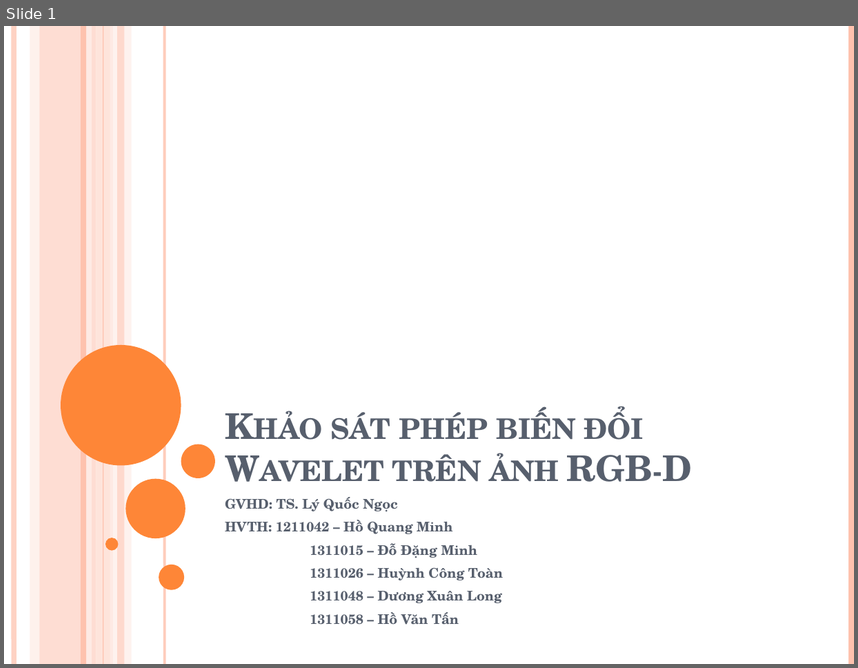
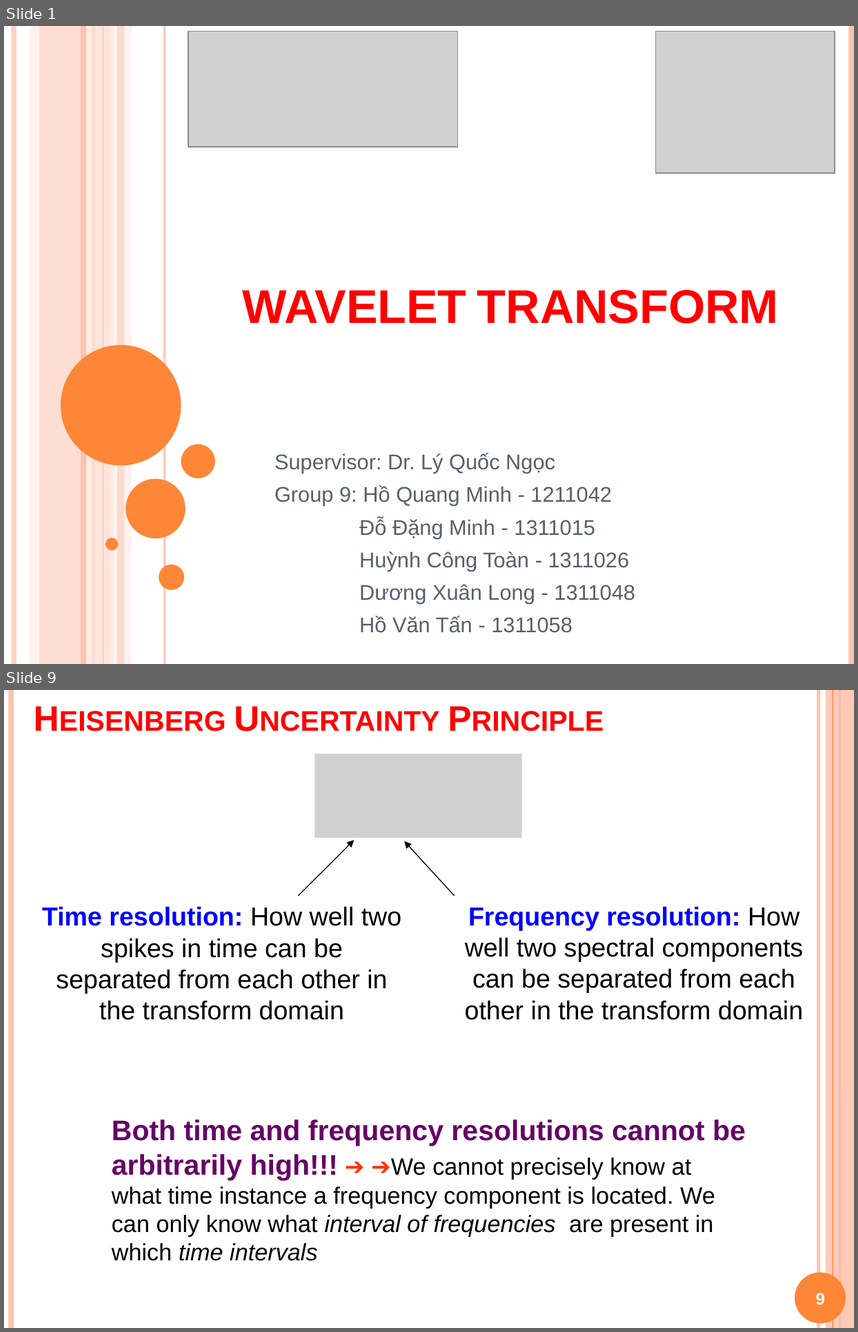
Before and after one commit to Alex7Huynh/dip-g9, a slide deck: 6. PPT/Wavelet transform.pptx. Shown one above the other, each under a label of ours: slide 1 before the commit, slides 1 and 9 after it; the slides between them are not shown. The pictures are 858x668 and 858x1332 pixels, drawn with LibreOffice and Linux fonts; fonts in the diff are those of the drawing; grey boxes stand for pictures. Boxes give left, top, right and bottom in pixels: in the first picture for what was removed or moved away, otherwise in the second. Text is boxed around its words. In the diff, an @@ line names an element or a change of style, - is before the commit and + after.

```diff
--- a/6. PPT/Wavelet transform.pptx
+++ b/6. PPT/Wavelet transform.pptx
@@ slide 9 added at bbox=[4, 690, 854, 1328], background #FFFFFF @@
@@ line added from (11, 690) to (11, 1328), #FEC3AE 4.5 pt @@
@@ title added at bbox=[25, 697, 811, 742], 30 pt, text #FF0000, bold, small capitals @@
+Heisenberg Uncertainty Principle
@@ line added from (818, 690) to (818, 1328), #FEC3AE 3 pt @@
@@ rectangle added at bbox=[826, 690, 854, 1328], fill #FEC3AE at 87% opacity @@
@@ line added from (833, 690) to (833, 1328), #FE8637 0.75 pt @@
@@ line added from (840, 690) to (840, 1328), #FE8637 1.5 pt @@
@@ picture added at bbox=[315, 753, 523, 838] @@
@@ arrow added from (298, 896) to (355, 840), #000000 0.75 pt @@
@@ arrow added from (455, 896) to (404, 841), #000000 0.75 pt @@
@@ text added at bbox=[42, 906, 401, 1020], 22 pt, text #000000 @@
+Time resolution: How well two spikes in time can be separated from each other in the transform domain
@@ text added at bbox=[465, 906, 804, 1020], 22 pt, text #000000 @@
+Frequency resolution: How well two spectral components can be separated from each other in the transform domain
@@ text added at bbox=[112, 1119, 746, 1261], 20 pt, text #000000 @@
+Both time and frequency resolutions cannot be arbitrarily high!!! ➔ ➔We cannot precisely know at what time instance a frequency component is located. We can only know what interval of frequencies are present in which time intervals
@@ ellipse added at bbox=[795, 1272, 846, 1323], fill #FE8637 @@
@@ page number added at bbox=[816, 1292, 825, 1304], 14 pt, text #FFFFFF, bold @@
+9
@@ slide 1 changed as well @@
@@ picture added at bbox=[188, 31, 458, 147] @@
@@ picture added at bbox=[656, 31, 835, 173] @@
@@ title at bbox=[242, 290, 779, 323]: text changed; size 30 to 40 pt; font TeX Gyre Schola to Arial; text colour #575F6D to #FF0000 @@
-Khảo sát phép biến đổi Wavelet trên ảnh RGB-D
+WAVELET TRANSFORM
@@ subtitle at bbox=[274, 452, 635, 633]: text changed; size 11.2 to 18 pt; font TeX Gyre Schola to Arial; bold off @@
-GVHD: TS. Lý Quốc Ngọc
-HVTH: 1211042 – Hồ Quang Minh
-1311015 – Đỗ Đặng Minh
-1311026 – Huỳnh Công Toàn
-1311048 – Dương Xuân Long
-1311058 – Hồ Văn Tấn
+Supervisor: Dr. Lý Quốc Ngọc
+Group 9: Hồ Quang Minh - 1211042
+Đỗ Đặng Minh - 1311015
+Huỳnh Công Toàn - 1311026
+Dương Xuân Long - 1311048
+Hồ Văn Tấn - 1311058
```
Also in this commit, not shown: 54 other slides added, 1 slide removed, 2 other files.
